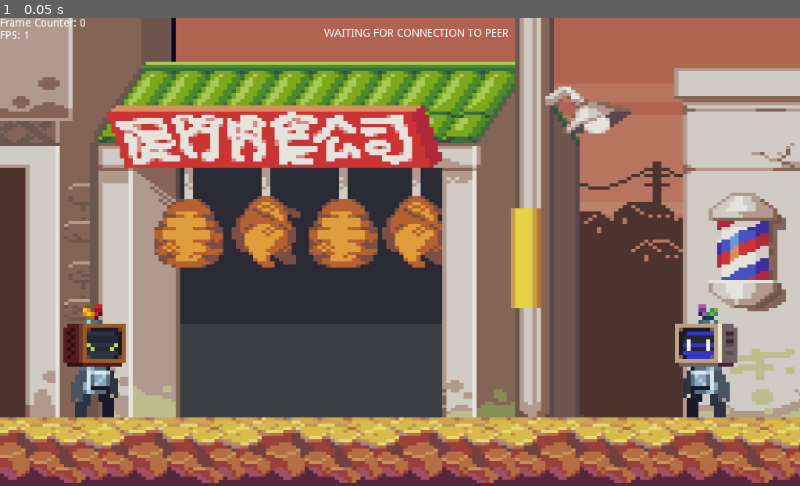
Above: before the commit, frame 1.
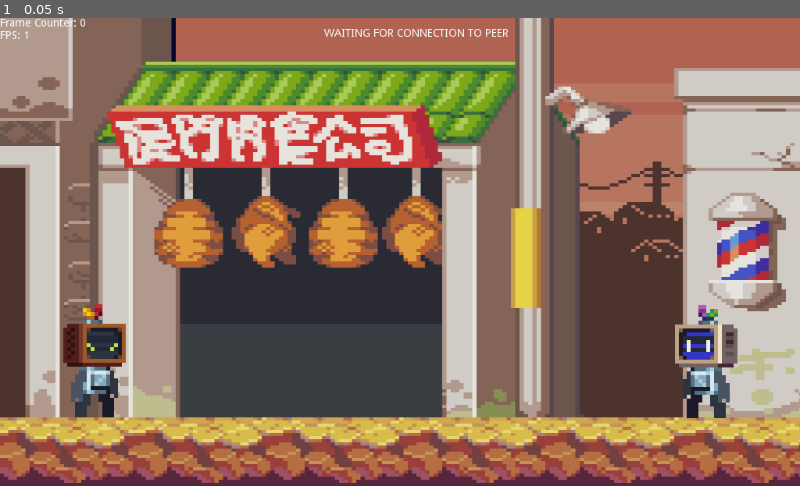
Above: after the commit, the same moment.

Repository: BasCandia/RollbackNetcodePeerToPeer
Game: Godot game, scene res://Scenes/Stage2DCollisions.tscn
Two runs of this game, one before a commit and one after it. Both use one fixed random seed, a clock stepped at 60 frames per second and the inputs below.
Inputs:
- Up to frame 1 (0.05 s): no input

The runs differ from the first frame. In frame 1, 0.2% of the frame differs, in the area x 84-93%, y 61-86%.

Commit message:
Fix a Movimientos y Saltos

Diff:
--- a/Scenes/NetPlayer.tscn
+++ b/Scenes/NetPlayer.tscn
@@ -8,7 +8,7 @@
 [node name="NetPlayer" type="KinematicBody2D"]
 
 [node name="Test2" type="Sprite" parent="."]
-position = Vector2( 0, -8 )
+position = Vector2( 0, -7 )
 texture = ExtResource( 1 )
 
 [node name="CollisionShape2D" type="CollisionShape2D" parent="."]
--- a/Scripts/LocalPlayer.gd
+++ b/Scripts/LocalPlayer.gd
@@ -1,8 +1,9 @@
 #By Jon Chau
 extends KinematicBody2D
 
-const GRAVITY = 10
-const JUMP_HEIGHT = -190
+const GRAVITY = 5
+const JUMP_HEIGHT = -16
+var vect = Vector2(0, 0)
 
 var counter = -1 #testing value
 var updateCounter = counter
@@ -39,8 +40,7 @@
 
 func input_update(input, game_state : Dictionary):
 	#calculate state of object for the given input
-	var vect = Vector2(0, 0)
-	vect.y += GRAVITY
+	vect.y += GRAVITY*0.1666667 #Valor es lo que deberia ser delta ya que uso move and collide
 
 	#Quisas no necesite este trozo en mi version
 	#Collision detection for moving objects that can pass through each other
@@ -50,19 +50,23 @@
 				updateCounter += 1
 
 	if input.local_input[0]: #A
-		vect.x -= 10
+		vect.x = -7
 
-	if input.local_input[1]: #D
-		vect.x += 10
+	elif input.local_input[1]: #D
+		vect.x = 7
+
+	else:
+		vect.x = 0
 
 	if ($RayCastFloor.is_colliding()):
-		canJump = true
+			canJump = true
 	if input.local_input[2]: #W JUMP
 		if(canJump):
 			canJump=false
-			vect.y += JUMP_HEIGHT
+			vect.y = JUMP_HEIGHT
 	if input.local_input[3]: #SPACE
 		counter = counter/2
+
 
 	#move_and_collide for "solid" stationary objects
 	var collision = move_and_collide(vect)
--- a/Scripts/NetPlayer.gd
+++ b/Scripts/NetPlayer.gd
@@ -3,8 +3,7 @@
 
 func input_update(input, game_state):
 	#calculate state of object for the given input
-	var vect = Vector2(0, 0)
-	vect.y += GRAVITY
+	vect.y += GRAVITY*0.1666667
 
 	#Quisas no necesite este trozo en mi version
 	#Collision detection for moving objects that can pass through each other
@@ -14,17 +13,17 @@
 				updateCounter += 1
 
 	if input.net_input[3]: #A
-		vect.x += 10
-
-	if input.net_input[1]: #D
-		vect.x -= 10
-
+		vect.x = 7
+	elif input.net_input[1]: #D
+		vect.x = -7
+	else:
+		vect.x = 0
 	if ($RayCastFloor.is_colliding()):
 		canJump = true
 	if input.net_input[0]: #W JUMP
 		if(canJump):
 			canJump=false
-			vect.y += JUMP_HEIGHT
+			vect.y = JUMP_HEIGHT
 	if input.local_input[3]: #SPACE
 		counter = counter/2
 
Not shown, changed: TestCL.pck
Not shown, changed: TestSV.pck
